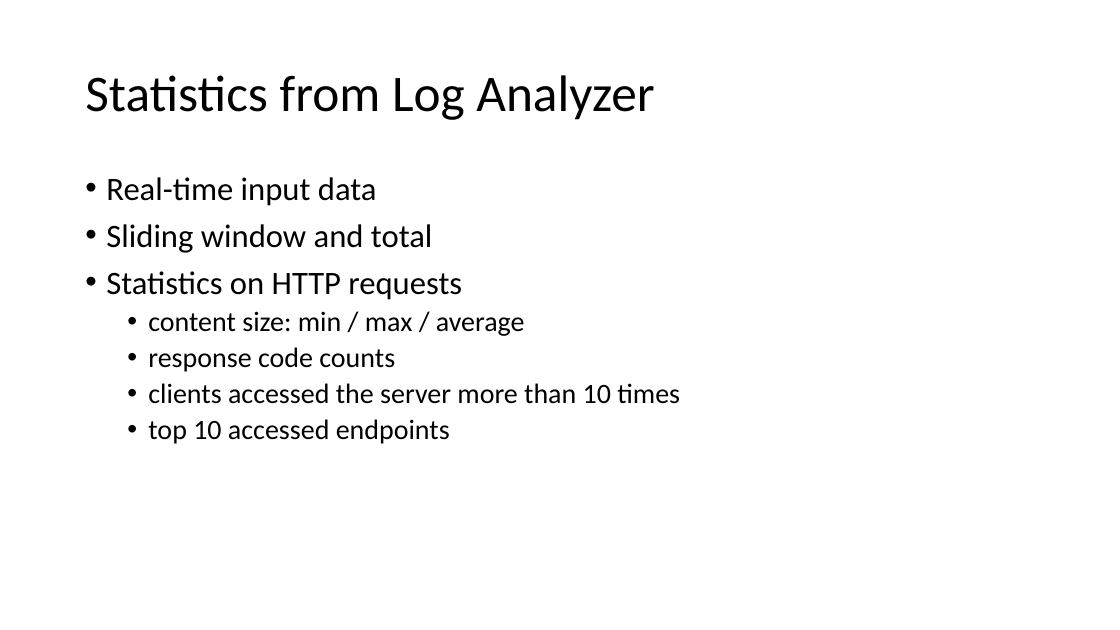
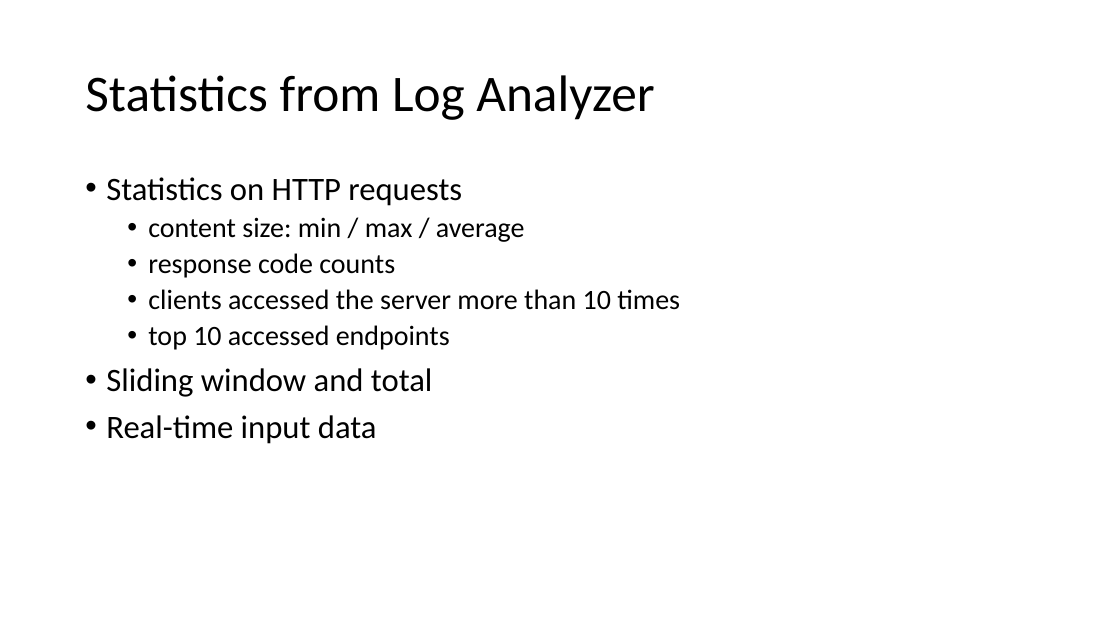
Before and after one commit to tashoyan/spark-summit-2016, a slide deck: slide 4 of Reference Applications on Java.pptx. Drawn at 1120x630 pixels with LibreOffice and Linux fonts; fonts in the diff are those of the drawing. Boxes give left, top, right and bottom in pixels: in the first picture for what was removed or moved away, otherwise in the second. Text is boxed around its words. In the diff, an @@ line names an element or a change of style, - is before the commit and + after.

```diff
--- a/Reference Applications on Java.pptx
+++ b/Reference Applications on Java.pptx
@@ text at (x1=106, y1=177, x2=432, y2=253): paragraphs removed @@
-• Real-time input data
-• Sliding window and total
@@ text at (x1=106, y1=368, x2=432, y2=444): paragraphs added @@
+• Sliding window and total
+• Real-time input data
```
Also in this commit, not shown: 3 other slides changed.
